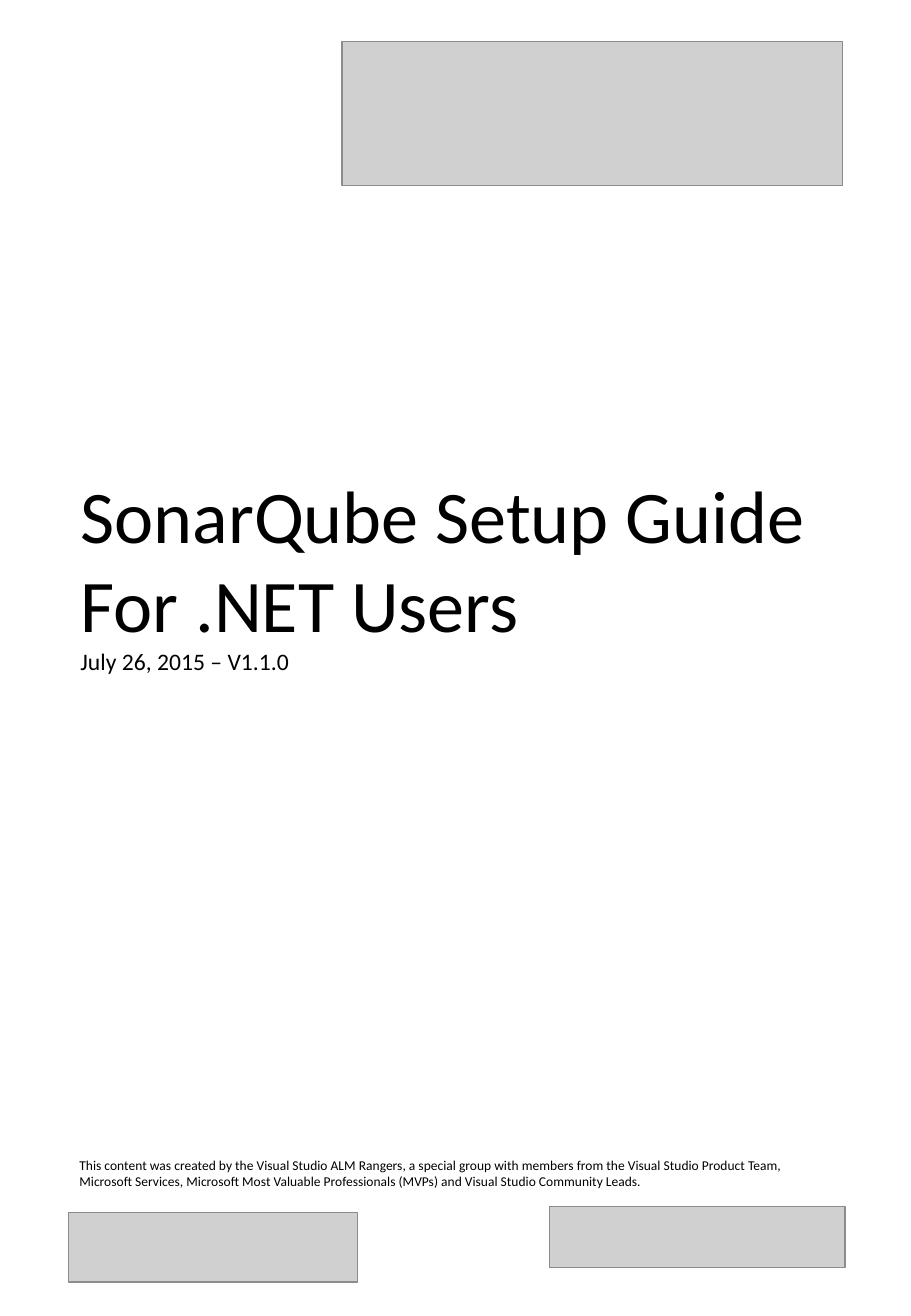
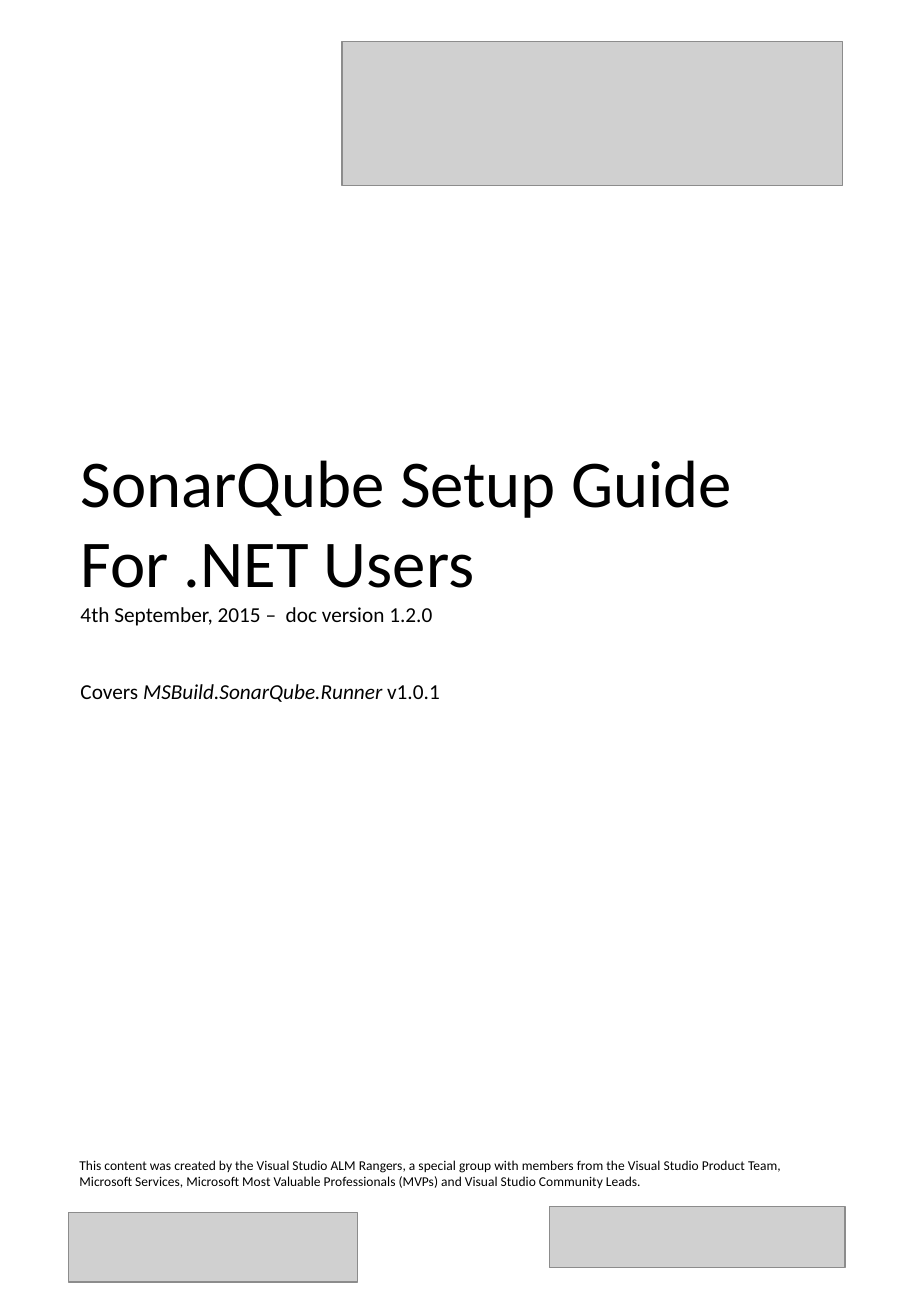
Before and after one commit to SonarSource/sonar-.net-documentation, a slide deck: slide 1 of cover.pptx. Drawn at 911x1316 pixels with LibreOffice and Linux fonts; fonts in the diff are those of the drawing; grey boxes stand for pictures. Boxes give left, top, right and bottom in pixels: in the first picture for what was removed or moved away, otherwise in the second. Text is boxed around its words. In the diff, an @@ line names an element or a change of style, - is before the commit and + after.

Commit message:
Updated cover etc for next release

```diff
--- a/cover.pptx
+++ b/cover.pptx
@@ title at [80,460,732,702]: text changed; size 44 to 12.6 pt @@
-SonarQube Setup Guide For .NET Users
-July 26, 2015 – V1.1.0
+SonarQube Setup Guide For .NET Users
+4th September, 2015 – doc version 1.2.0
+Covers MSBuild.SonarQube.Runner v1.0.1
```
Also in this commit, not shown: 2 other files.
